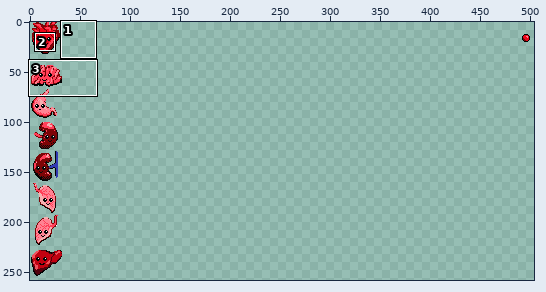
Pixel-art file, stored at art/organs.aseprite. The first picture is a wide view before the edit; the outline marks the close-up.
Close-up. Before:
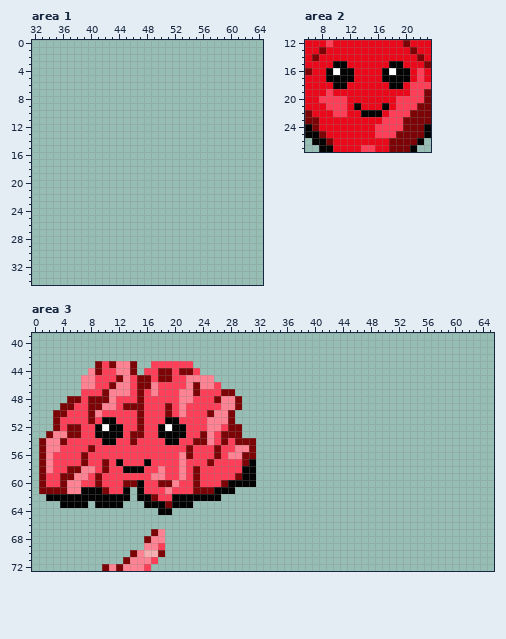
512x512 pixels, 1 frame. Pixels under 10% opacity are left out. Colours within 5 levels of each other are drawn and written as one. Shown: area 1: x 32..64, y 0..34; area 2: x 6..23, y 12..27; area 3: x 0..65, y 39..72. The wide view leaves out empty margins. The commit also changed other parts of the picture, which this record leaves out.
And afterwards:
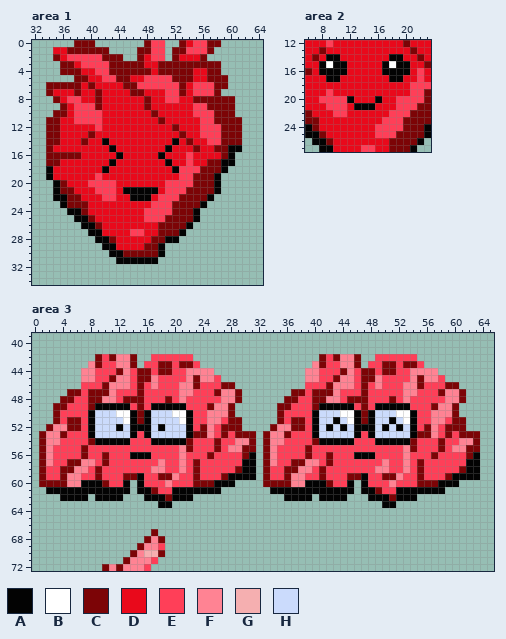
Palette (. is transparent): A #030303  B #ffffff  C #7c0406  D #e9091b  E #ff3f58  F #ff8393  G #f5afb0  H #cbdbfc
Diff:
layer "Eyes" added
Area 1, layers "Eyes", "Flattened":
y 0: x 38..40 ... -> CCC; x 48..50 ... -> CEE; x 53..58 ...... -> CDEECC
y 1: x 35..42 ........ -> DDCCCCCC; x 47..50 .... -> CCEE; x 52..57 ...... -> CCEEEC
y 2: x 35..44 .......... -> CDEEEEECCC; x 47..50 .... -> CDEE; x 52..56 ..... -> CDDDC
y 3: x 36..58 ....................... -> CCDEEEECCCCCDDCCCCCCCCC
y 4: x 36..58 ....................... -> CCCDDEECCCCCCDCCCCCDDCC
y 5: x 38..59 ...................... -> CCDDEECCDDEEEECCCDDCCC
y 6: x 34..59 .......................... -> CCCCCDCDDDDCCEEEEEECDEEECC
y 7: x 34..58 ......................... -> CDDDCDDCDDDDCCDDDEECDEEEC
y 8: x 35..60 .......................... -> CDEEDDCDDDDDDCDDEEDDCCCCCC
y 9: x 36..60 ......................... -> CDEEECDDDDDDCDDDDDDEECCCC
y 10: x 35..60 .......................... -> CCDEEEEDDDDDDDCDDDDDEEECCC
y 11: x 34..61 ............................ -> CCDDEEEEDDDDDDDDCDDDDDEECCCC
y 12: x 34..61 ............................ -> CCDDDDDEDDDDDDDDDDCDDDEEECCC
y 13: x 34..61 ............................ -> CCDDDDCDDDDDDDDDDDDCDDEEECCC
y 14: x 34..61 ............................ -> CCDDDCDDADDDDDDDDDADCDDEECCC
y 15: x 34..61 ............................ -> CDDDDDDDDADDDDDDDADDDCDDCCAA
y 16: x 34..60 ........................... -> CCCCCDDDDDADDDDDADDDEDDDDCA
y 17: x 34..60 ........................... -> CCDDDDDDDADDDDDDDADDEDDCCAA
y 18: x 34..59 .......................... -> ADDDDDDDADDDDDDDDDAEEECCCA
y 19: x 34..58 ......................... -> ADDDDDDEDDDDDDDDDDDEECCCA
y 20: x 35..58 ........................ -> ACDDDEEEEDDDDDDDEEEECCCA
y 21: x 35..58 ........................ -> ACCDDDEEEDAAAAADEEECCCCA
y 22: x 35..57 ....................... -> AACCDDDEEDDAAADEEECCCCA
y 23: x 36..56 ..................... -> ACCCDDDDDDDDDEEECCCCA
y 24: x 37..55 ................... -> AACDDDDDDDDEEEECCCA
y 25: x 38..55 .................. -> AACDDDDDDDEEECCCCA
y 26: x 39..54 ................ -> AACDDDDDDDDCCCCA
y 27: x 40..53 .............. -> AADDDDEEDDCCCA
y 28: x 41..52 ............ -> AACDDDDDCCAA
y 29: x 42..50 ......... -> AADDDDCCA
y 30: x 43..50 ........ -> AACCCCCA
y 31: x 44..49 ...... -> AAAAAA
Area 2, layers "Eyes", "Flattened":
y 14: x 9..10 DD -> AA; x 18..19 DD -> AA
y 15: x 8..9 DD -> AB; x 17..18 DA -> AB; x 20 D -> A
y 16: x 8 D -> A; x 10 B -> A; x 12 A -> D; x 18 B -> A
y 17: x 11..12 AA -> DD; x 17 A -> D; x 20 A -> D
y 18: x 10..11 AA -> DD; x 18..19 AA -> DD
y 20: x 12 D -> A; x 16 D -> A
y 21: x 14..15 DD -> AA; x 17 A -> D
y 22: x 14..16 AAA -> DDD
Area 3, layers "Eyes", "Flattened":
y 42: x 9..14 ...... -> CECFFC; x 17..22 ...... -> EEEEEE; x 41..46 ...... -> CECFFC; x 49..54 ...... -> EEEEEE
y 43: x 8 . -> F; x 11 C -> E; x 16 . -> E; x 18..19 EE -> CC; x 21..23 EE. -> CCE; x 40..46 ....... -> FCEEFFC; x 48..55 ........ -> EECCECCE
y 44: x 7 . -> F; x 9 C -> E; x 12 F -> C; x 14..16 C.E -> ECC; x 21..25 CCE.. -> EFFFF; x 39..57 ................... -> FFEEECFECCECCEEFFFF
y 45: x 11..12 EC -> CF; x 17..19 ECC -> FEE; x 23 F -> C; x 26 . -> E; x 39..58 .................... -> FFEECFFECCFEEEEFCFFE
y 46: x 7..8 FF -> EE; x 10..11 EC -> CF; x 16 C -> E; x 21 E -> F; x 24..25 FF -> EE; x 27..28 .. -> CC; x 39..60 ...................... -> EEECFFFECEFEEEFFCEEECC
y 47: x 5..6 .. -> CC; x 8..9 EE -> CC; x 12..13 FF -> EE; x 17 F -> E; x 23 C -> E; x 26..29 ECC. -> CFFC; x 37..61 ......................... -> CCECCCFEEECEEEEEFFEEECFFC
y 48: x 4 . -> C; x 6 C -> E; x 10 C -> F; x 13..14 EE -> CC; x 19 E -> C; x 22 F -> E; x 26 C -> E; x 36..61 .......................... -> CCEECCFFECCCEEECEFEEEEEFFC
y 49: x 3 . -> C; x 5 C -> E; x 9..14 CFFECC -> AAAAAE; x 17..21 EECEF -> AAAAA; x 25..26 EE -> CF; x 28..29 FC -> C.; x 35..60 .......................... -> CCEEECAAAAAECEAAAAAEEECFFC
y 50: x 4 C -> E; x 8..14 CFEEEEE -> AHHHBBA; x 16..22 EEECEFE -> AHHHBBA; x 25 C -> F; x 35..60 .......................... -> CEEEEAHHHBBACAHHHBBAEEFFFC
y 51: x 5..6 EE -> CC; x 8..14 CEAAEEE -> AHHHHBA; x 16..22 EEEAAEE -> AHHHHBA; x 27 F -> E; x 29 . -> C; x 35..61 ........................... -> CECCEAHHAHBACAHHAHBAEEFFECC
y 52: x 2..4 .CE -> CFF; x 8..11 EABA -> AHHH; x 13..17 EECEE -> HAAAH; x 19..22 BAAE -> HHHA; x 24 E -> C; x 26..27 FE -> EC; x 34..61 ............................ -> CFFCCEAHAHAHAAAHAHAHAECFECCC
y 53: x 1..2 .C -> CF; x 4..6 FCC -> CEE; x 8..23 EAAAAECCEEAAAAEE -> AHHHHHAEAHHHHHAC; x 28 C -> E; x 30..31 .. -> CC; x 33..63 ............................... -> CFFCEEEAHHHHHAEAHHHHHACCFECECCC
y 54: x 4 C -> E; x 8..9 EE -> CA; x 12..14 EEC -> AAE; x 17..18 EE -> AA; x 21..27 EECCFEC -> ACEEECE; x 29..30 CC -> FF; x 33..63 ............................... -> CFFEEEECAAAAAEEEAAAAACEEECEEFFC
y 55: x 3 F -> E; x 7..8 EC -> CE; x 21 E -> F; x 28 E -> F; x 30 F -> C; x 33..63 ............................... -> CFEEEECEEEEEEEEEEEEEFCEEECEFFCC
y 56: x 10 E -> C; x 14..16 EEE -> AAA; x 22 C -> E; x 25..26 EC -> CE; x 28..29 FF -> EE; x 31 C -> A; x 33..63 ............................... -> CFEEEECEECEEEAAAEEEEFEEECEEEECA
y 57: x 5..8 EECE -> CCFF; x 12 A -> E; x 16 A -> E; x 18 E -> F; x 23 E -> C; x 25 C -> E; x 30 C -> A; x 33..63 ............................... -> CFEECCFFECEEEEEEEFEEFECEEEEEEAA
y 58: x 2 F -> E; x 4 E -> C; x 6 C -> F; x 8..10 FEC -> ECE; x 13..15 AAA -> EEE; x 17 E -> F; x 29 E -> C; x 33..63 ............................... -> CEECCFFECEEEEEEEFFEEFECEEEEECAA
y 59: x 5 C -> F; x 7 F -> E; x 13..15 EEE -> CCA; x 17..21 FFEEF -> ECCFE; x 27..29 EEC -> CAA; x 33..63 ............................... -> CEECFFEECEEECCAEECCFEECEEECAAAA
y 60: x 2..3 EE -> CC; x 7..10 EECE -> AAAC; x 13..14 CC -> A.; x 18..20 CCF -> EFE; x 24..27 EEEC -> CCAA; x 29..31 AAA -> ...; x 33..45 ............. -> CCCCFFAAACEEA; x 47..60 .............. -> AEEEFEEECCCAAA
y 61: x 1..6 CCCCFF -> .AAAAA; x 10..12 CEE -> AAA; x 16..17 EE -> AC; x 19..25 FEEECCC -> EAAAAAA; x 27..28 AA -> ..; x 34..45 ............ -> AAAAAAAAAAAA; x 47..58 ............ -> AACEEAAAAAAA
y 62: x 2..3 AA -> ..; x 8 A -> .; x 13 A -> .; x 15 A -> .; x 17..19 CEE -> AAC; x 23..26 AAAA -> ....; x 36..39 .... -> AAAA; x 41..44 .... -> AAAA; x 48..54 ....... -> AAACAAA
y 63: x 4..7 AAAA -> ....; x 9..12 AAAA -> ....; x 16..17 AA -> ..; x 19..22 CAAA -> A...; x 50..51 .. -> AA
y 64: x 18..19 AA -> ..
y 67: x 18 F -> .
y 68: x 18 F -> C
y 69: x 15 . -> C
Changed places in both close-ups, as pixel boxes (x1, y1, x2, y2):
added: (46, 40, 242, 264)
changed: (319, 54, 410, 117)
changed: (39, 354, 480, 550)
